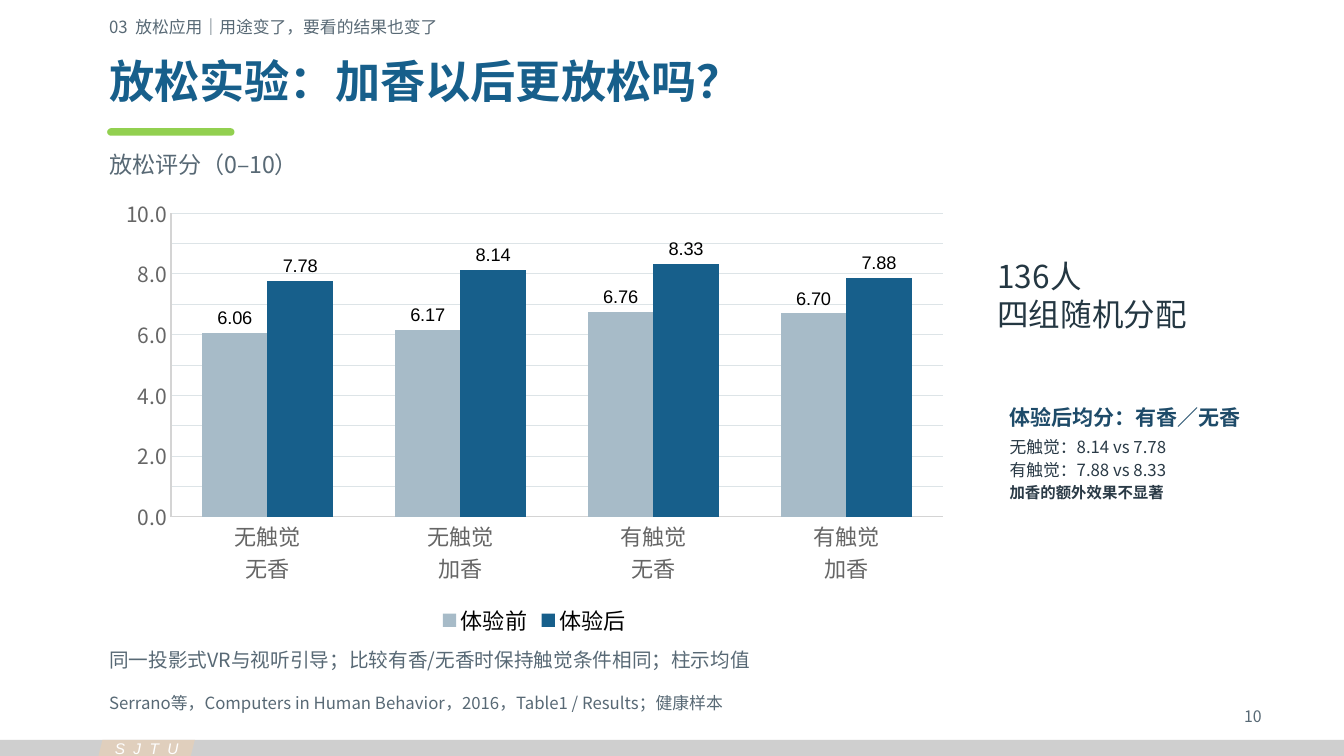
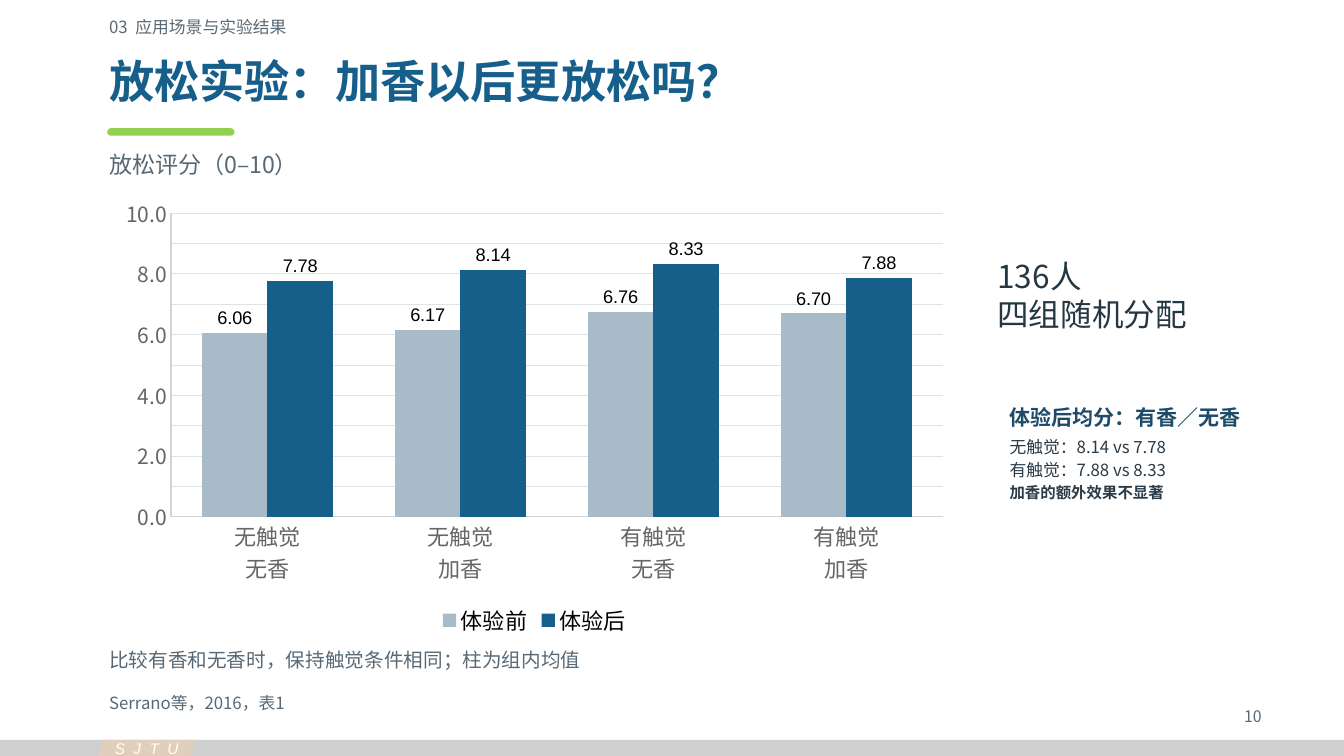
Before and after one commit to Cyh29hao/sjtu-olfaction-vr-2026, a slide deck: slide 10 of release/v3/olfaction-vr-v3.pptx. Drawn at 1344x756 pixels with LibreOffice and Linux fonts; fonts in the diff are those of the drawing. Boxes give left, top, right and bottom in pixels: in the first picture for what was removed or moved away, otherwise in the second. Text is boxed around its words. In the diff, an @@ line names an element or a change of style, - is before the commit and + after.

Commit message:
Make the classroom talk clearer and preserve the remaining human review

```diff
--- a/release/v3/olfaction-vr-v3.pptx
+++ b/release/v3/olfaction-vr-v3.pptx
@@ text at box(109, 19, 286, 35): text changed @@
-03 放松应用｜用途变了，要看的结果也变了
+03 应用场景与实验结果
@@ text at box(109, 650, 580, 670): text changed @@
-同一投影式VR与视听引导；比较有香/无香时保持触觉条件相同；柱示均值
+比较有香和无香时，保持触觉条件相同；柱为组内均值
@@ text at box(109, 695, 285, 711): text changed @@
-Serrano等，Computers in Human Behavior，2016，Table1 / Results；健康样本
+Serrano等，2016，表1
```
Also in this commit, not shown: 11 other slides changed, 35 other files.
